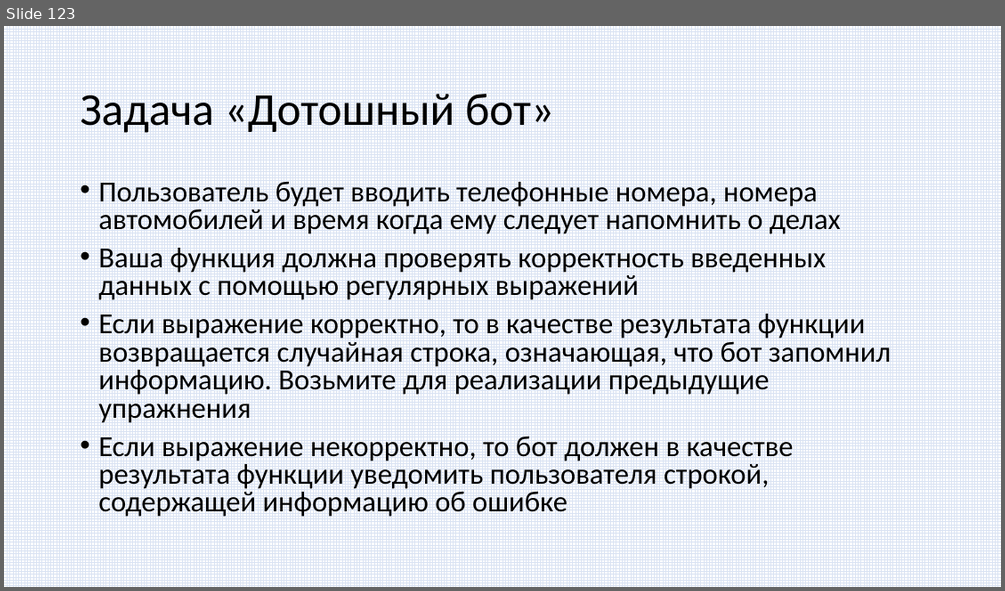
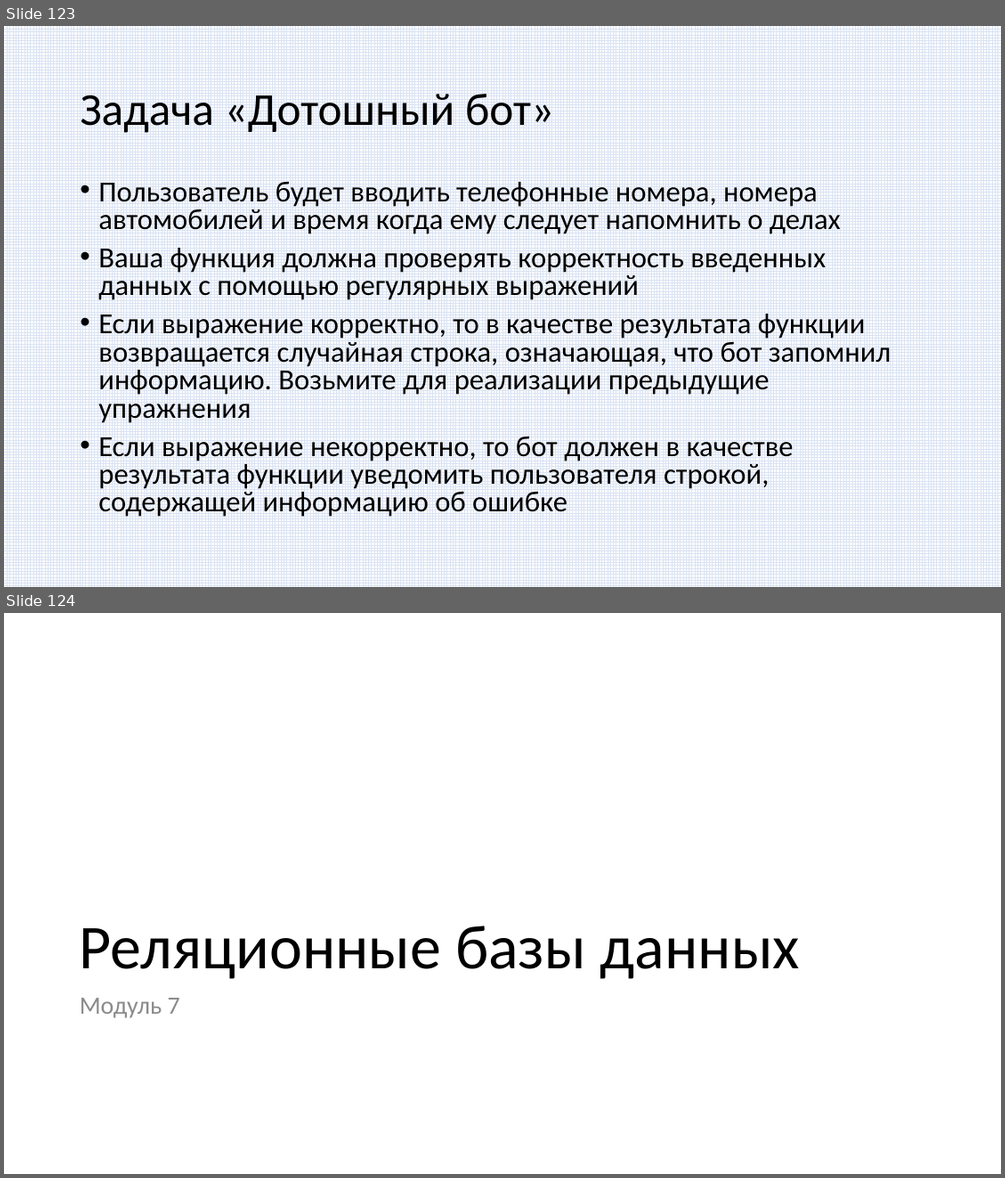
Before and after one commit to paveltsytovich/telegram-course, a slide deck: Presentation/Разработка ботов для телеграмм на Python.pptx. Shown one above the other, each under a label of ours: slide 123 before the commit, slides 123 and 124 after it. The pictures are 1005x591 and 1005x1178 pixels, drawn with LibreOffice and Linux fonts; fonts in the diff are those of the drawing. Boxes give left, top, right and bottom in pixels: in the first picture for what was removed or moved away, otherwise in the second. Text is boxed around its words. In the diff, an @@ line names an element or a change of style, - is before the commit and + after.

```diff
--- a/Presentation/Разработка ботов для телеграмм на Python.pptx
+++ b/Presentation/Разработка ботов для телеграмм на Python.pptx
@@ slide 124 added at [4, 613, 1001, 1174], background #FFFFFF @@
@@ title added at [80, 925, 800, 979], 60 pt, text #000000 @@
+Реляционные базы данных
@@ text added at [80, 997, 180, 1018], 24 pt, text #8C8C8C @@
+Модуль 7
```
Also in this commit, not shown: 1 slide changed, 2 other slides added.
